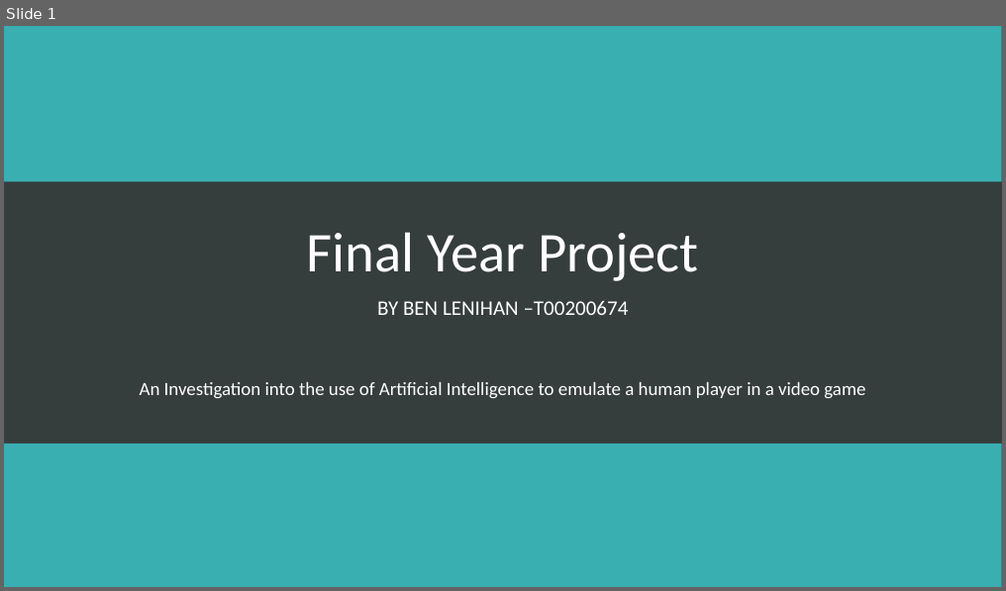
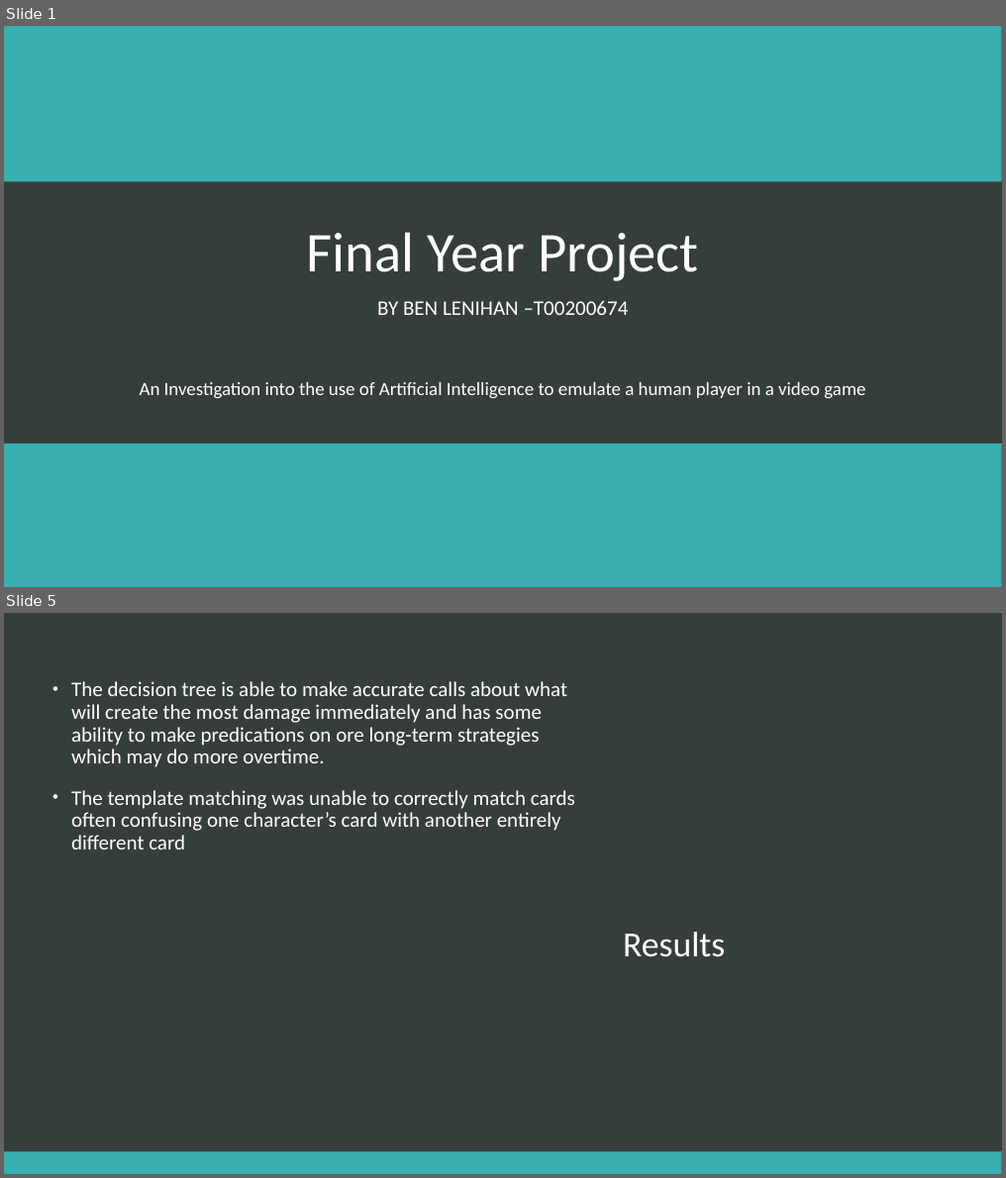
Before and after one commit to SpartanC322/FinalYearProject, a slide deck: Final Year Project.pptm. Shown one above the other, each under a label of ours: slide 1 before the commit, slides 1 and 5 after it; the slides between them are not shown. The pictures are 1006x591 and 1006x1178 pixels, drawn with LibreOffice and Linux fonts; fonts in the diff are those of the drawing. Boxes give left, top, right and bottom in pixels: in the first picture for what was removed or moved away, otherwise in the second. Text is boxed around its words. In the diff, an @@ line names an element or a change of style, - is before the commit and + after.

```diff
--- a/Final Year Project.pptm
+++ b/Final Year Project.pptm
@@ slide 5 added at (4, 613, 1002, 1174), background #363D3D @@
@@ text added at (71, 681, 575, 850), 20 pt, text #FFFFFF @@
+• The decision tree is able to make accurate calls about what will create the most damage immediately and has some ability to make predications on ore long-term strategies which may do more overtime.
+• The template matching was unable to correctly match cards often confusing one character’s card with another entirely different card
@@ title added at (623, 932, 725, 958), 34 pt, text #FFFFFF @@
+Results
@@ rectangle added at (4, 1152, 1002, 1174), fill #3AAFB2 @@
```
Also in this commit, not shown: 3 other slides added, 1 slide removed.
